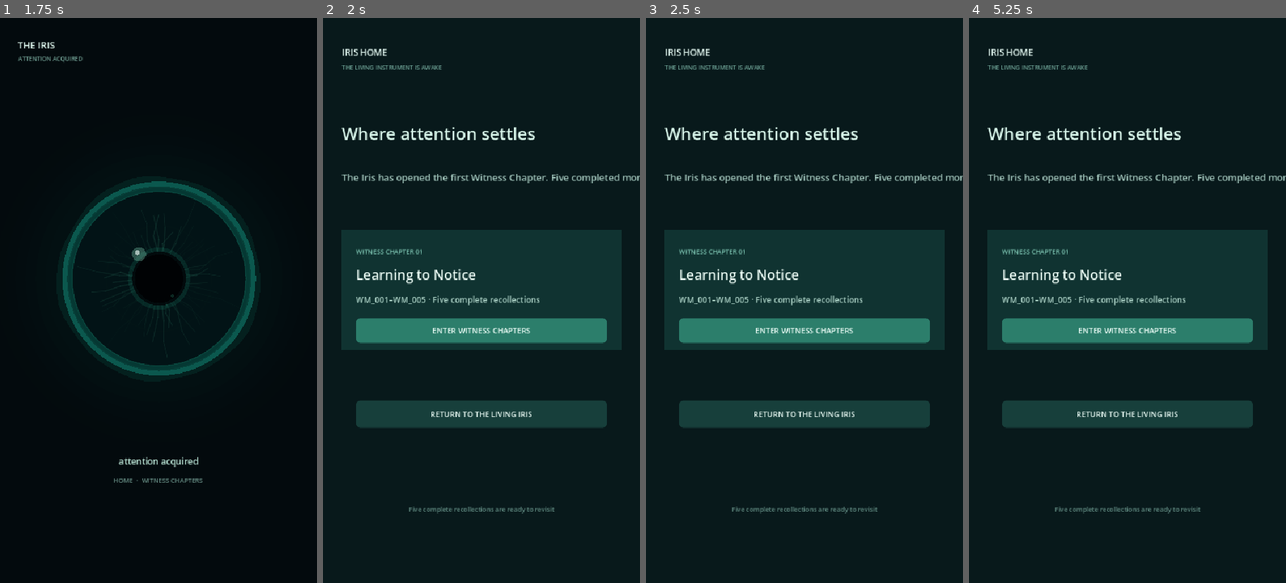
Above: before the commit, frames 1-4 (left to right).
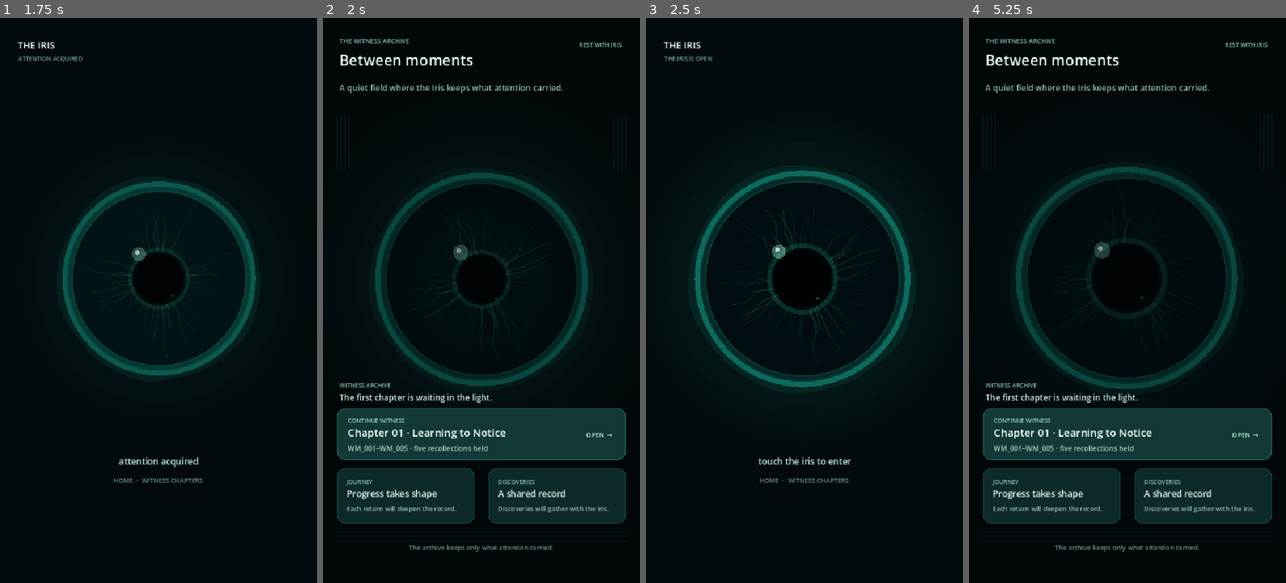
Above: after the commit, the same moments.

Repository: ITTYBITTYBITES/2SW-REIMAGINED
Game: Godot game, scene res://scenes/Application.tscn
Two runs of this game, one before a commit and one after it. Both use one fixed random seed, a clock stepped at 60 frames per second and the inputs below.
Inputs (mouse positions are in pixels of both pictures, inside the frame that each line leads up to):
- Up to frame 1 (1.75 s): tap Enter at 0.5 s; click (158, 300) at 0.67 s; click (158, 300) at 1.42 s
- Up to frame 2 (2 s): no input
- Up to frame 3 (2.5 s): click (905, 46) at 2 s, where only the run after the commit has a clickable "REST WITH IRIS"
- Up to frame 4 (5.25 s): click (1127, 413) at 2.75 s, where only the run before the commit has a clickable "RETURN TO THE LIVING IRIS"; click (1127, 436) at 3.52 s; click (1127, 328) at 4.25 s, where only the run before the commit has a clickable "ENTER WITNESS CHAPTERS"; click "‹ IRIS HOME" at 5 s

Frame 1 is identical in both runs. In frame 2, 30% of the frame differs, in the area x 4-100%, y 3-95%; in frame 3, 25%; in frame 4, 30%.

Commit message:
Build Iris Home archive environment

Diff:
--- a/the_iris/scripts/Application.gd
+++ b/the_iris/scripts/Application.gd
@@ -53,12 +53,14 @@
 	show_iris(true)
 
 func prepare_iris() -> void:
+	iris.set_home_environment(false)
 	iris.visible = false
 	home.visible = false
 	witness.visible = false
 	iris.dormant()
 
 func show_iris(from_boot := false) -> void:
+	iris.set_home_environment(false)
 	iris.visible = true
 	home.visible = false
 	witness.visible = false
@@ -68,12 +70,15 @@
 		iris.welcome()
 
 func show_home() -> void:
-	iris.visible = false
+	# The single Living Iris remains visible as the settled center of Home.
+	iris.visible = true
+	iris.settle()
+	iris.set_home_environment(true)
 	home.visible = true
 	witness.visible = false
-	iris.settle()
 
 func show_witness() -> void:
+	iris.set_home_environment(false)
 	iris.visible = false
 	home.visible = false
 	witness.visible = true
--- a/the_iris/scripts/home/IrisHome.gd
+++ b/the_iris/scripts/home/IrisHome.gd
@@ -1,42 +1,133 @@
 extends Control
 class_name IrisHome
 
-## The prototype's only destination screen. It keeps navigation deliberately
-## narrow: return to the Iris or enter the available Witness Chapter.
+## The archive environment surrounding the single settled Living Iris.
 signal witness_requested
 signal iris_requested
+
+var elapsed := 0.0
+var atmosphere_redraw_in := 0.0
 
 func _ready() -> void:
 	set_anchors_and_offsets_preset(Control.PRESET_FULL_RECT)
 	mouse_filter = Control.MOUSE_FILTER_STOP
-	var background := ColorRect.new()
-	background.color = Color("#08191b")
-	background.set_anchors_and_offsets_preset(Control.PRESET_FULL_RECT)
-	background.mouse_filter = Control.MOUSE_FILTER_IGNORE
-	add_child(background)
 
-	_label("IRIS HOME", 15, Color("#e6fbf4"), Vector2(32, 43), Vector2(400, 30))
-	_label("THE LIVING INSTRUMENT IS AWAKE", 10, Color("#6fa497"), Vector2(32, 73), Vector2(430, 22))
-	_label("Where attention settles", 29, Color("#d9f6eb"), Vector2(32, 168), Vector2(470, 56))
-	var copy := _label("The Iris has opened the first Witness Chapter. Five completed moments are ready to revisit.", 16, Color("#a5c9bf"), Vector2(32, 235), Vector2(465, 72))
-	copy.autowrap_mode = TextServer.AUTOWRAP_WORD_SMART
+	_label("THE WITNESS ARCHIVE", 11, Color("#86b9ad"), Vector2(28, 28), Vector2(270, 22))
+	_label("Between moments", 25, Color("#e9faf4"), Vector2(28, 51), Vector2(330, 42))
+	var introduction := _label("A quiet field where the Iris keeps what attention carried.", 14, Color("#9bc2b7"), Vector2(28, 97), Vector2(350, 44))
+	introduction.autowrap_mode = TextServer.AUTOWRAP_WORD_SMART
 
-	var chapter_card := ColorRect.new()
-	chapter_card.position = Vector2(32, 360)
-	chapter_card.size = Vector2(476, 204)
-	chapter_card.color = Color("#103331")
-	chapter_card.mouse_filter = Control.MOUSE_FILTER_IGNORE
-	add_child(chapter_card)
-	_label("WITNESS CHAPTER 01", 11, Color("#80c9b6"), Vector2(56, 385), Vector2(390, 25))
-	_label("Learning to Notice", 23, Color("#effff8"), Vector2(56, 416), Vector2(390, 40))
-	var chapter_copy := _label("WM_001–WM_005 · Five complete recollections", 14, Color("#aed4c8"), Vector2(56, 462), Vector2(390, 34))
-	chapter_copy.autowrap_mode = TextServer.AUTOWRAP_WORD_SMART
+	var rest_button := _text_button("REST WITH IRIS", Vector2(377, 30), Vector2(135, 28))
+	rest_button.name = "RestWithIris"
+	rest_button.pressed.connect(iris_requested.emit)
 
-	var witness_button := _button("ENTER WITNESS CHAPTERS", Vector2(56, 510), Vector2(428, 42), Color("#2c7e6b"))
-	witness_button.pressed.connect(witness_requested.emit)
-	var iris_button := _button("RETURN TO THE LIVING IRIS", Vector2(56, 650), Vector2(428, 46), Color("#173f3b"))
-	iris_button.pressed.connect(iris_requested.emit)
-	_label("Five complete recollections are ready to revisit", 11, Color("#5f8980"), Vector2(32, 823), Vector2(476, 25), HORIZONTAL_ALIGNMENT_CENTER)
+	_label("WITNESS ARCHIVE", 10, Color("#7fbcae"), Vector2(28, 613), Vector2(240, 22))
+	_label("The first chapter is waiting in the light.", 14, Color("#d7eee7"), Vector2(28, 633), Vector2(430, 24))
+
+	var continue_card := _archive_card(Vector2(24, 663), Vector2(492, 88), Color("#123936"), true)
+	continue_card.name = "ContinueWitnessCard"
+	_card_label(continue_card, "CONTINUE WITNESS", 10, Color("#91d1bf"), Vector2(18, 10), Vector2(280, 18))
+	_card_label(continue_card, "Chapter 01 · Learning to Notice", 18, Color("#f1fff9"), Vector2(18, 27), Vector2(330, 28))
+	_card_label(continue_card, "WM_001–WM_005 · five recollections held", 12, Color("#afcfc5"), Vector2(18, 57), Vector2(330, 20))
+	_card_label(continue_card, "OPEN  →", 11, Color("#bff4df"), Vector2(378, 34), Vector2(92, 22), HORIZONTAL_ALIGNMENT_RIGHT)
+	_card_hit_area(continue_card, witness_requested.emit)
+
+	var journey_card := _archive_card(Vector2(24, 765), Vector2(234, 94), Color("#0d2929"), false)
+	_card_label(journey_card, "JOURNEY", 10, Color("#86b9ad"), Vector2(16, 12), Vector2(180, 18))
+	_card_label(journey_card, "Progress takes shape", 15, Color("#e4f6ef"), Vector2(16, 31), Vector2(198, 24))
+	_card_label(journey_card, "Each return will deepen the record.", 11, Color("#95b9ae"), Vector2(16, 57), Vector2(198, 24))
+
+	var discoveries_card := _archive_card(Vector2(282, 765), Vector2(234, 94), Color("#0d2929"), false)
+	_card_label(discoveries_card, "DISCOVERIES", 10, Color("#86b9ad"), Vector2(16, 12), Vector2(180, 18))
+	_card_label(discoveries_card, "A shared record", 15, Color("#e4f6ef"), Vector2(16, 31), Vector2(198, 24))
+	_card_label(discoveries_card, "Discoveries will gather with the Iris.", 11, Color("#95b9ae"), Vector2(16, 57), Vector2(198, 24))
+
+	_label("The archive keeps only what attention carried.", 11, Color("#668e85"), Vector2(24, 889), Vector2(492, 22), HORIZONTAL_ALIGNMENT_CENTER)
+
+func _process(delta: float) -> void:
+	if not is_visible_in_tree():
+		return
+	elapsed += delta
+	atmosphere_redraw_in -= delta
+	if atmosphere_redraw_in <= 0.0:
+		# The archive atmosphere moves at a deliberate, low-frequency cadence.
+		atmosphere_redraw_in = 0.12
+		queue_redraw()
+
+func _draw() -> void:
+	if size.x <= 0.0 or size.y <= 0.0:
+		return
+	# A translucent archive field leaves the actual Living Iris visible beneath it.
+	draw_rect(Rect2(Vector2.ZERO, size), Color(0.002, 0.015, 0.021, 0.32))
+	var center := Vector2(size.x * 0.5, size.y * 0.46)
+	for ring in range(5, 0, -1):
+		var amount := float(ring) / 5.0
+		var pulse := sin(elapsed * 0.09 + amount * 1.7) * 0.5 + 0.5
+		var radius := minf(size.x, size.y) * (0.18 + amount * 0.11)
+		draw_circle(center + Vector2(0, 12), radius, Color(0.03, 0.22, 0.20, (0.010 + pulse * 0.007) * (1.0 - amount * 0.38)))
+
+	# Archive marks frame the lens without becoming a navigation grid.
+	for index in range(4):
+		var x := 24.0 + float(index) * 7.0
+		var length := 90.0 + sin(elapsed * 0.14 + float(index)) * 6.0
+		draw_line(Vector2(x, 165), Vector2(x, 165 + length), Color(0.25, 0.62, 0.56, 0.10), 1.0, true)
+		draw_line(Vector2(size.x - x, 165), Vector2(size.x - x, 165 + length), Color(0.25, 0.62, 0.56, 0.10), 1.0, true)
+	for index in range(3):
+		var y := 873.0 + float(index) * 8.0
+		draw_line(Vector2(24, y), Vector2(size.x - 24, y), Color(0.28, 0.67, 0.59, 0.055), 1.0, true)
+
+func _archive_card(position_value: Vector2, size_value: Vector2, color: Color, featured: bool) -> Panel:
+	var card := Panel.new()
+	card.position = position_value
+	card.size = size_value
+	card.mouse_filter = Control.MOUSE_FILTER_IGNORE
+	var style := StyleBoxFlat.new()
+	style.bg_color = color
+	style.border_color = Color("#2f7066") if featured else Color("#1d514c")
+	style.set_border_width_all(1)
+	style.corner_radius_top_left = 13
+	style.corner_radius_top_right = 13
+	style.corner_radius_bottom_left = 13
+	style.corner_radius_bottom_right = 13
+	style.shadow_color = Color(0, 0, 0, 0.24)
+	style.shadow_size = 8
+	style.shadow_offset = Vector2(0, 3)
+	card.add_theme_stylebox_override("panel", style)
+	add_child(card)
+	return card
+
+func _card_label(parent: Control, text_value: String, font_size: int, color: Color, position_value: Vector2, size_value: Vector2, alignment := HORIZONTAL_ALIGNMENT_LEFT) -> Label:
+	var label := Label.new()
+	label.text = text_value
+	label.position = position_value
+	label.size = size_value
+	label.add_theme_font_size_override("font_size", font_size)
+	label.add_theme_color_override("font_color", color)
+	label.horizontal_alignment = alignment
+	label.vertical_alignment = VERTICAL_ALIGNMENT_CENTER
+	label.mouse_filter = Control.MOUSE_FILTER_IGNORE
+	parent.add_child(label)
+	return label
+
+func _card_hit_area(parent: Control, action: Callable) -> void:
+	var hit_area := Button.new()
+	hit_area.name = "ArchiveAction"
+	hit_area.flat = true
+	hit_area.position = Vector2.ZERO
+	hit_area.size = parent.size
+	hit_area.mouse_filter = Control.MOUSE_FILTER_STOP
+	var normal := StyleBoxEmpty.new()
+	var hover := StyleBoxFlat.new()
+	hover.bg_color = Color(0.26, 0.72, 0.63, 0.10)
+	hover.corner_radius_top_left = 13
+	hover.corner_radius_top_right = 13
+	hover.corner_radius_bottom_left = 13
+	hover.corner_radius_bottom_right = 13
+	hit_area.add_theme_stylebox_override("normal", normal)
+	hit_area.add_theme_stylebox_override("hover", hover)
+	hit_area.pressed.connect(action)
+	parent.mouse_filter = Control.MOUSE_FILTER_STOP
+	parent.add_child(hit_area)
 
 func _label(text_value: String, font_size: int, color: Color, position_value: Vector2, size_value: Vector2, alignment := HORIZONTAL_ALIGNMENT_LEFT) -> Label:
 	var label := Label.new()
@@ -51,22 +142,15 @@
 	add_child(label)
 	return label
 
-func _button(text_value: String, position_value: Vector2, size_value: Vector2, color: Color) -> Button:
+func _text_button(text_value: String, position_value: Vector2, size_value: Vector2) -> Button:
 	var button := Button.new()
 	button.text = text_value
 	button.position = position_value
 	button.size = size_value
-	button.add_theme_font_size_override("font_size", 13)
-	button.add_theme_color_override("font_color", Color("#effff9"))
-	var normal := StyleBoxFlat.new()
-	normal.bg_color = color
-	normal.corner_radius_top_left = 8
-	normal.corner_radius_top_right = 8
-	normal.corner_radius_bottom_left = 8
-	normal.corner_radius_bottom_right = 8
-	var hover := normal.duplicate()
-	hover.bg_color = color.lightened(0.12)
-	button.add_theme_stylebox_override("normal", normal)
-	button.add_theme_stylebox_override("hover", hover)
+	button.flat = true
+	button.add_theme_font_size_override("font_size", 10)
+	button.add_theme_color_override("font_color", Color("#8fc8b8"))
+	button.add_theme_color_override("font_hover_color", Color("#ddfff3"))
+	button.alignment = HORIZONTAL_ALIGNMENT_RIGHT
 	add_child(button)
 	return button
--- a/the_iris/scripts/iris/IrisController.gd
+++ b/the_iris/scripts/iris/IrisController.gd
@@ -9,8 +9,10 @@
 
 var iris_core: IrisCore
 var living_iris: LivingIris
+var brand_label: Label
 var invitation: Label
 var state_label: Label
+var navigation_label: Label
 var home_request_in := -1.0
 var attention_locked := false
 
@@ -32,10 +34,10 @@
 	living_iris.set_core(iris_core)
 	add_child(living_iris)
 
-	_label("THE IRIS", 16, Color("#e2faf1"), Vector2(30, 31), Vector2(400, 30))
+	brand_label = _label("THE IRIS", 16, Color("#e2faf1"), Vector2(30, 31), Vector2(400, 30))
 	state_label = _label("A LIVING PERCEPTION INSTRUMENT", 10, Color("#6f9e92"), Vector2(31, 58), Vector2(420, 22))
 	invitation = _label("the iris is listening", 15, Color("#bde8d9"), Vector2(30, 736), Vector2(480, 34), HORIZONTAL_ALIGNMENT_CENTER)
-	_label("HOME  ·  WITNESS CHAPTERS", 11, Color("#668d84"), Vector2(30, 774), Vector2(480, 24), HORIZONTAL_ALIGNMENT_CENTER)
+	navigation_label = _label("HOME  ·  WITNESS CHAPTERS", 11, Color("#668d84"), Vector2(30, 774), Vector2(480, 24), HORIZONTAL_ALIGNMENT_CENTER)
 	iris_core.state_changed.connect(_on_state_changed)
 
 func _process(delta: float) -> void:
@@ -63,6 +65,15 @@
 	visible = true
 	iris_core.transition_to(IrisCore.State.WELCOMING)
 	invitation.text = "touch the iris to enter"
+
+## Direct Iris Home integration: the existing Iris becomes a non-interactive
+## settled presence behind the archive environment. No second renderer exists.
+func set_home_environment(active: bool) -> void:
+	mouse_filter = Control.MOUSE_FILTER_IGNORE if active else Control.MOUSE_FILTER_STOP
+	brand_label.visible = not active
+	state_label.visible = not active
+	invitation.visible = not active
+	navigation_label.visible = not active
 
 func observe() -> void:
 	_cancel_attention()
--- a/the_iris/tests/prototype_smoke.gd
+++ b/the_iris/tests/prototype_smoke.gd
@@ -57,9 +57,27 @@
 	if not app.home.visible or app.iris.iris_core.state != IrisCore.State.SETTLED:
 		_fail("Focused Iris interaction did not arrive at settled Home")
 		return
-	app.show_witness()
-	if app.iris.iris_core.state != IrisCore.State.OBSERVING:
-		_fail("Witness transition did not focus the Iris on observation")
+	if not app.iris.visible or app.iris.mouse_filter != Control.MOUSE_FILTER_IGNORE:
+		_fail("Home did not retain the Living Iris as a non-interactive presence")
+		return
+	var rest_action := app.home.get_node_or_null("RestWithIris") as Button
+	if rest_action == null:
+		_fail("Home rest action is unavailable")
+		return
+	rest_action.pressed.emit()
+	await process_frame
+	if app.home.visible or not app.iris.visible or app.iris.mouse_filter != Control.MOUSE_FILTER_STOP:
+		_fail("Home rest action did not restore direct Iris presence")
+		return
+	app.show_home()
+	var archive_action := app.home.get_node_or_null("ContinueWitnessCard/ArchiveAction") as Button
+	if archive_action == null:
+		_fail("Home Witness Archive action is unavailable")
+		return
+	archive_action.pressed.emit()
+	await process_frame
+	if not app.witness.visible or app.iris.iris_core.state != IrisCore.State.OBSERVING:
+		_fail("Witness Archive action did not enter the protected Witness flow")
 		return
 
 	for moment in app.director.chapter_moments():
Not shown, changed: CURRENT_IRIS_ARCHITECTURE.md
